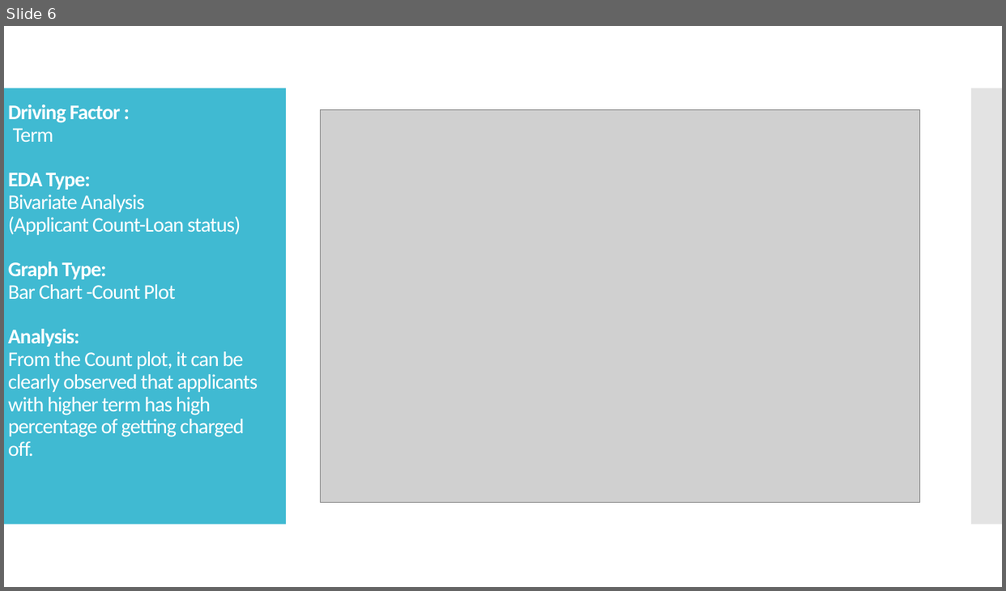
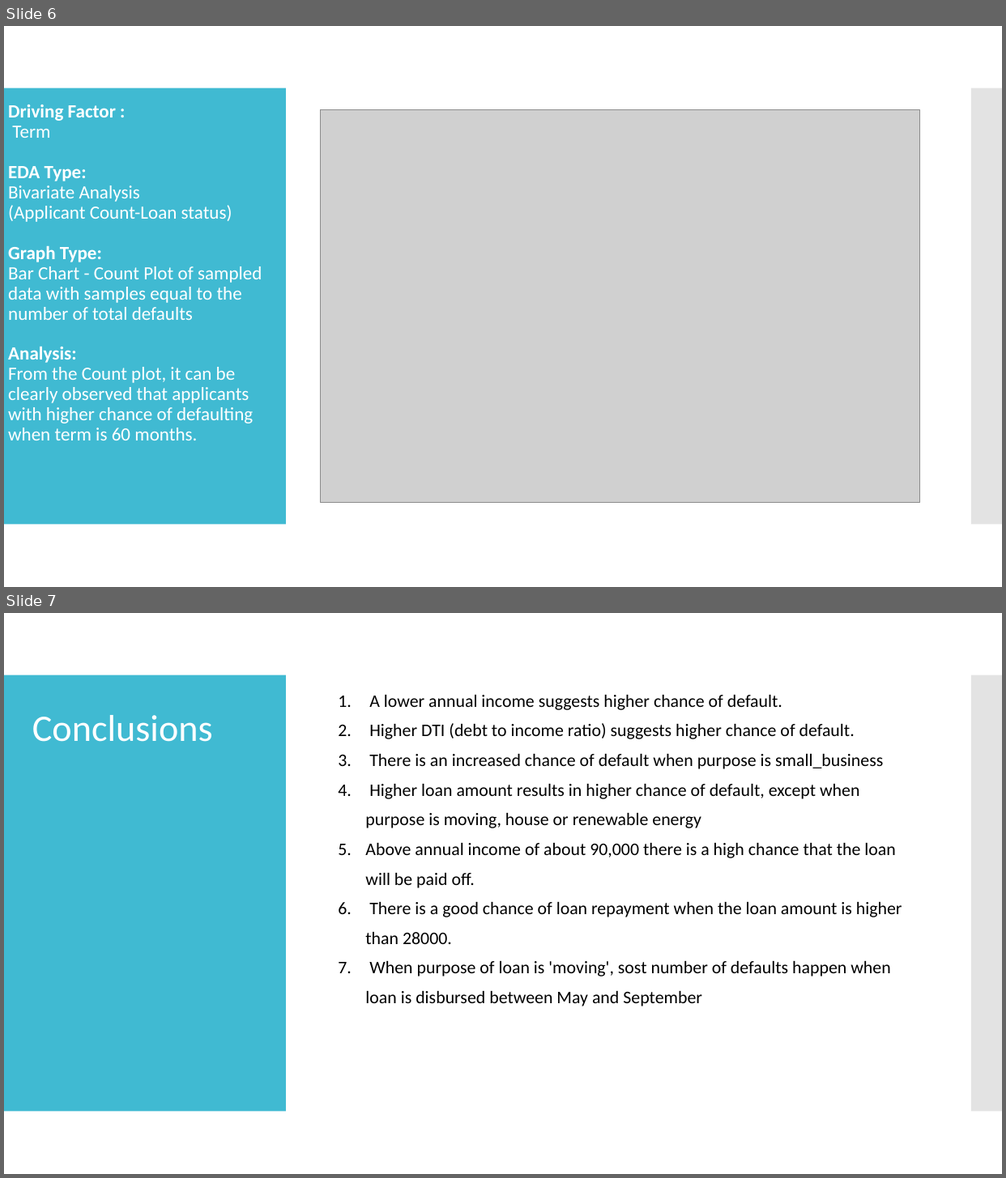
Before and after one commit to Tyagi0502/Lending-Club-Case-Study, a slide deck: Case Study.pptx. Shown one above the other, each under a label of ours: slide 6 before the commit, slides 6 and 7 after it. The pictures are 1006x591 and 1006x1178 pixels, drawn with LibreOffice and Linux fonts; fonts in the diff are those of the drawing; grey boxes stand for pictures. Boxes give left, top, right and bottom in pixels: in the first picture for what was removed or moved away, otherwise in the second. Text is boxed around its words. In the diff, an @@ line names an element or a change of style, - is before the commit and + after.

```diff
--- a/Case Study.pptx
+++ b/Case Study.pptx
@@ slide 7 added at [4, 613, 1002, 1174], background #FFFFFF; not listed: 2 template elements that a slide beside it also shows @@
@@ text added at [365, 695, 902, 1007], 17 pt, text #000000 @@
+1. A lower annual income suggests higher chance of default.
+2. Higher DTI (debt to income ratio) suggests higher chance of default.
+3. There is an increased chance of default when purpose is small_business
+4. Higher loan amount results in higher chance of default, except when purpose is moving, house or renewable energy
+5. Above annual income of about 90,000 there is a high chance that the loan will be paid off.
+6. There is a good chance of loan repayment when the loan amount is higher than 28000.
+7. When purpose of loan is 'moving', sost number of defaults happen when loan is disbursed between May and September
@@ title added at [32, 715, 213, 742], 36 pt, text #FFFFFF @@
+Conclusions
@@ slide 6 changed as well @@
@@ title at [8, 105, 262, 441]: text changed; size 20 to 18 pt @@
-Driving Factor :
-Term
-EDA Type:
-Bivariate Analysis
-(Applicant Count-Loan status)
-Graph Type:
-Bar Chart -Count Plot
-Analysis:
-From the Count plot, it can be clearly observed that applicants with higher term has high percentage of getting charged off.
+Driving Factor :
+Term
+EDA Type:
+Bivariate Analysis
+(Applicant Count-Loan status)
+Graph Type:
+Bar Chart - Count Plot of sampled data with samples equal to the number of total defaults
+Analysis:
+From the Count plot, it can be clearly observed that applicants with higher chance of defaulting when term is 60 months.
```
Also in this commit, not shown: 6 other slides changed, 1 slide removed, 1 other file.
